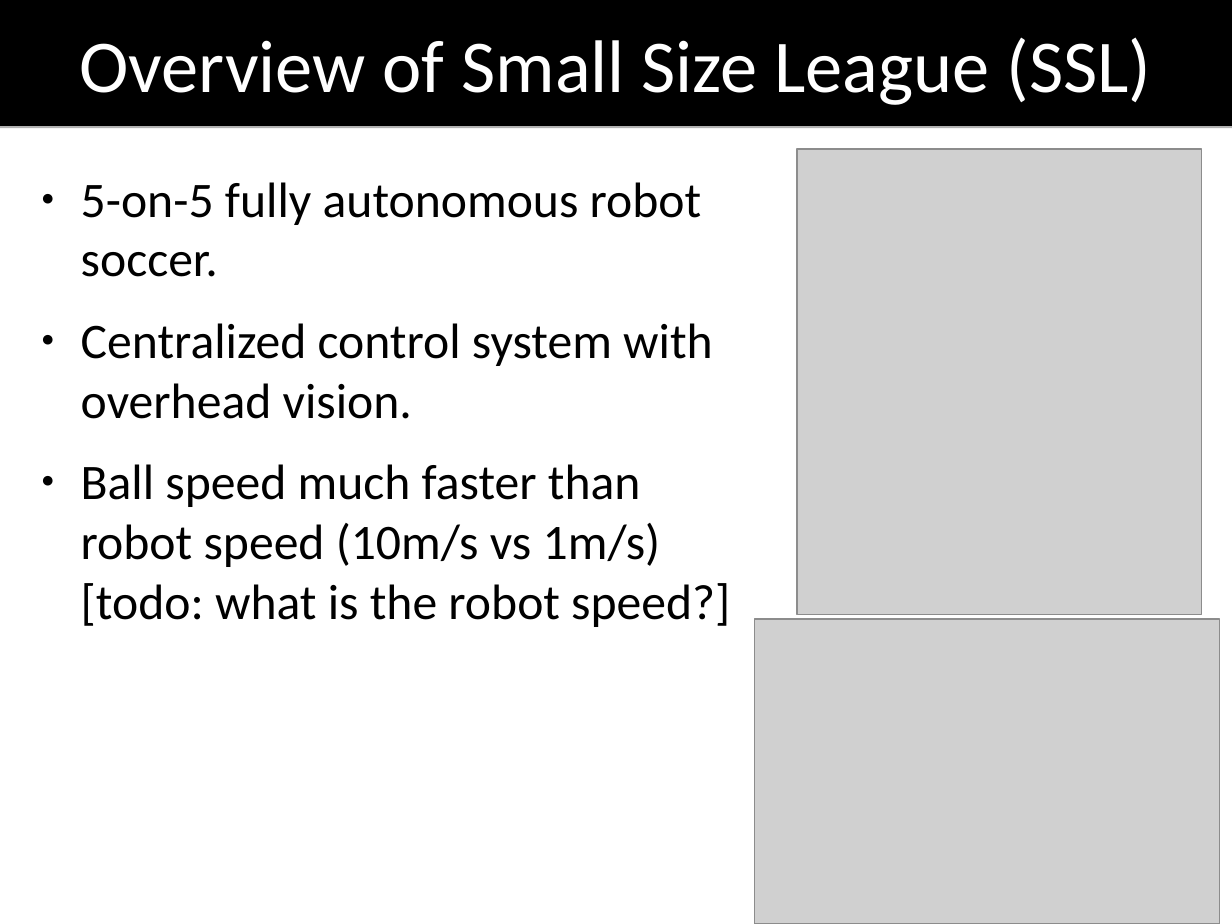
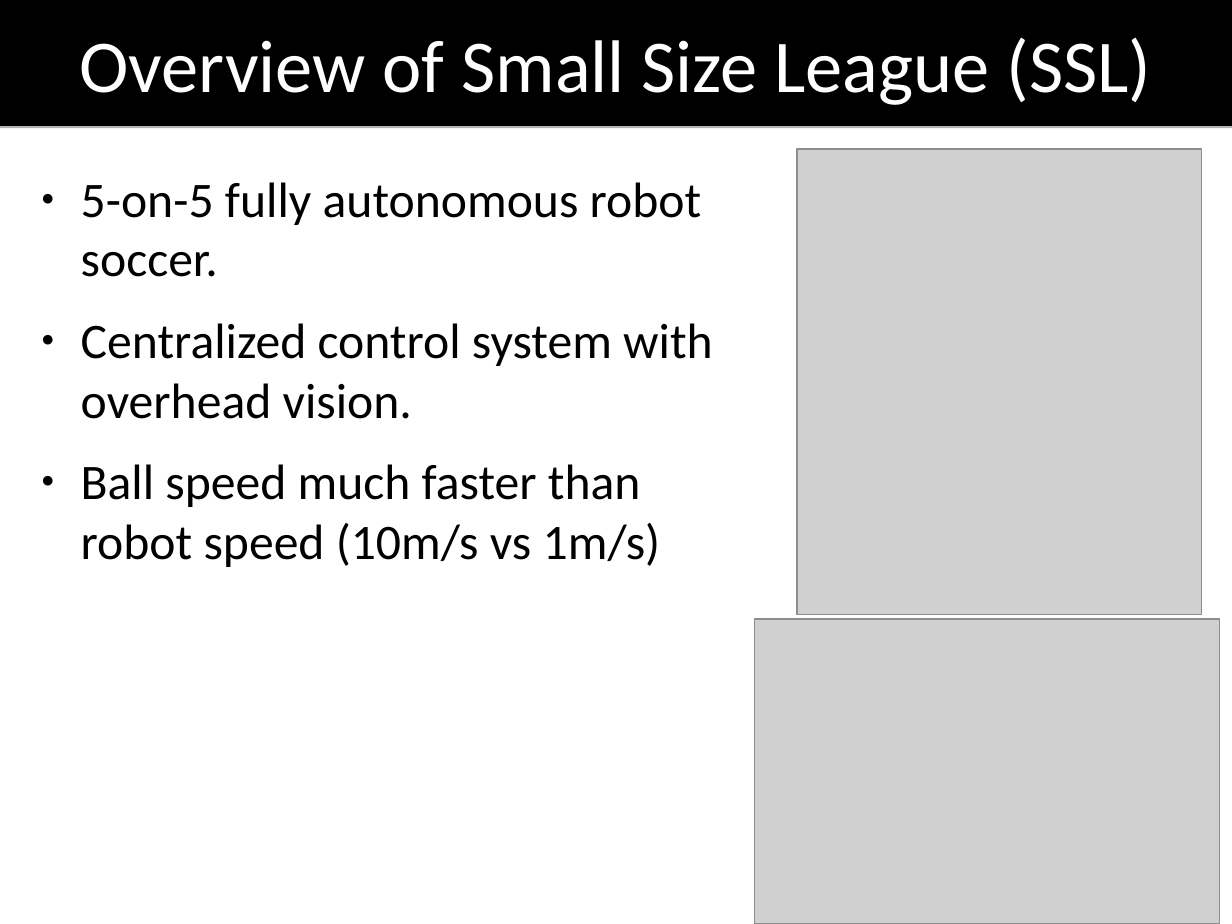
Before and after one commit to oarslan3/gt-cs-rip-projects, a slide deck: slide 2 of final/finalPresentation.odp. Drawn at 1232x924 pixels with LibreOffice and Linux fonts; fonts in the diff are those of the drawing; grey boxes stand for pictures. Boxes give left, top, right and bottom in pixels: in the first picture for what was removed or moved away, otherwise in the second. Text is boxed around its words. In the diff, an @@ line names an element or a change of style, - is before the commit and + after.

```diff
--- a/final/finalPresentation.odp
+++ b/final/finalPresentation.odp
@@ text at [81,464,661,567]: text changed @@
-● Ball speed much faster than robot speed (10m/s vs 1m/s) [todo: what is the robot speed?]
+● Ball speed much faster than robot speed (10m/s vs 1m/s)
```
Also in this commit, not shown: 3 other slides changed.
